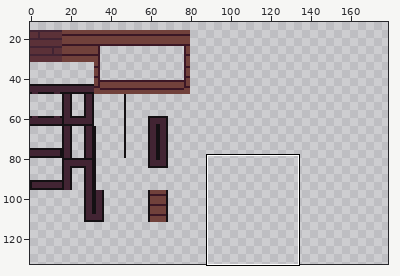
Pixel-art file: assets/tileset.ase. Above: a wide view before the commit, with the close-up outlined.
Close-up. Before the edit:
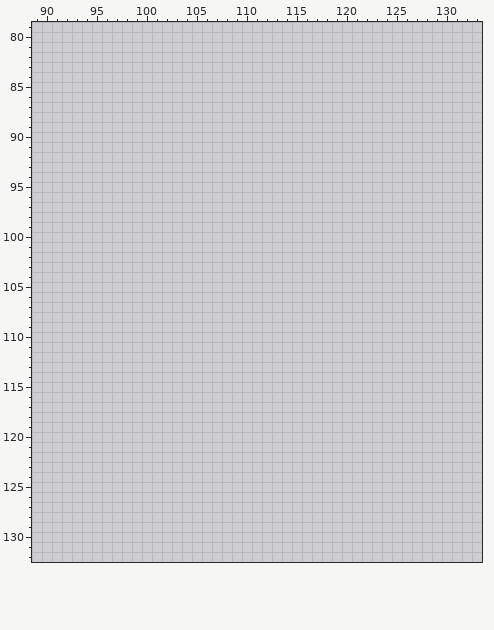
256x256 pixels, 1 frame. Shown: x 89..133, y 79..132. The wide view leaves out empty margins. The commit also changed other parts of the picture, which this record leaves out.
Palette (. is transparent): 
Pixels before (only the part around the change), first column x 89:
 79 .............................................
 80 .............................................
 81 .............................................
 82 .............................................
 83 .............................................
 84 .............................................
 85 .............................................
 86 .............................................
 87 .............................................
 88 .............................................
 89 .............................................
 90 .............................................
 91 .............................................
 92 .............................................
 93 .............................................
 94 .............................................
 95 .............................................
 96 .............................................
 97 .............................................
 98 .............................................
 99 .............................................
100 .............................................
101 .............................................
102 .............................................
103 .............................................
104 .............................................
105 .............................................
106 .............................................
107 .............................................
108 .............................................
109 .............................................
110 .............................................
111 .............................................
112 .............................................
113 .............................................
114 .............................................
115 .............................................
116 .............................................
117 .............................................
118 .............................................
119 .............................................
120 .............................................
121 .............................................
122 .............................................
123 .............................................
124 .............................................
125 .............................................
126 .............................................
127 .............................................
128 .............................................
129 .............................................
130 .............................................
And afterwards:
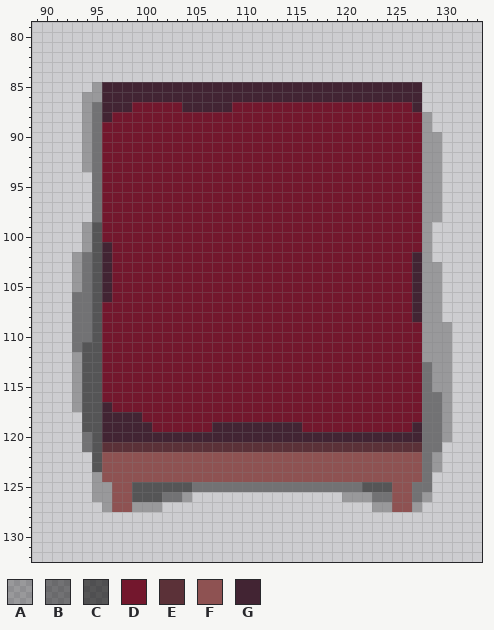
Colours new in this view: A #00000041  B #00000071  C #00000095  D #73172d  E #5b3138  F #8e5252  G #422433
Diff:
layer "Layer 3" added
layer "Layer 2" added
Layers "Layer 2", "Layer 1", "Layer 3":
y 85: x 95..127 ................................. -> AGGGGGGGGGGGGGGGGGGGGGGGGGGGGGGGG
y 86: x 94..127 .................................. -> AAGGGGGGGGGGGGGGGGGGGGGGGGGGGGGGGG
y 87: x 94..127 .................................. -> ABGGGDDDDDGGGGGDDDDDDDDDDDDDDDDDDG
y 88: x 94..128 ................................... -> ABGDDDDDDDDDDDDDDDDDDDDDDDDDDDDDDDA
y 89: x 94..128 ................................... -> ABDDDDDDDDDDDDDDDDDDDDDDDDDDDDDDDDA
y 90..93: x 94..129 .................................... -> ABDDDDDDDDDDDDDDDDDDDDDDDDDDDDDDDDAA
y 94..98: x 95..129 ................................... -> BDDDDDDDDDDDDDDDDDDDDDDDDDDDDDDDDAA
y 99..100: x 94..128 ................................... -> ACDDDDDDDDDDDDDDDDDDDDDDDDDDDDDDDDA
y 101: x 94..128 ................................... -> ACGDDDDDDDDDDDDDDDDDDDDDDDDDDDDDDDA
y 102: x 93..128 .................................... -> ABCGDDDDDDDDDDDDDDDDDDDDDDDDDDDDDDGA
y 103..105: x 93..129 ..................................... -> ABCGDDDDDDDDDDDDDDDDDDDDDDDDDDDDDDGAA
y 106: x 93..129 ..................................... -> BBCGDDDDDDDDDDDDDDDDDDDDDDDDDDDDDDGAA
y 107..108: x 93..129 ..................................... -> BBCDDDDDDDDDDDDDDDDDDDDDDDDDDDDDDDGAA
y 109..110: x 93..130 ...................................... -> BBCDDDDDDDDDDDDDDDDDDDDDDDDDDDDDDDDAAA
y 111: x 93..130 ...................................... -> BCCDDDDDDDDDDDDDDDDDDDDDDDDDDDDDDDDAAA
y 112: x 93..130 ...................................... -> ACCDDDDDDDDDDDDDDDDDDDDDDDDDDDDDDDDAAA
y 113..115: x 93..130 ...................................... -> ACCDDDDDDDDDDDDDDDDDDDDDDDDDDDDDDDDBAA
y 116: x 93..130 ...................................... -> ACCDDDDDDDDDDDDDDDDDDDDDDDDDDDDDDDDBBA
y 117: x 93..130 ...................................... -> ACCGDDDDDDDDDDDDDDDDDDDDDDDDDDDDDDDBBA
y 118: x 94..130 ..................................... -> CCGGGGDDDDDDDDDDDDDDDDDDDDDDDDDDDDBBA
y 119: x 94..130 ..................................... -> CCGGGGGDDDDDDGGGGGGGGGDDDDDDDDDDDGBBA
y 120: x 94..130 ..................................... -> BCGGGGGGGGGGGGGGGGGGGGGGGGGGGGGGGGBBA
y 121: x 94..129 .................................... -> BCEEEEEEEEEEEEEEEEEEEEEEEEEEEEEEEEBB
y 122..123: x 95..129 ................................... -> CFFFFFFFFFFFFFFFFFFFFFFFFFFFFFFFFBA
y 124: x 95..128 .................................. -> AFFFFFFFFFFFFFFFFFFFFFFFFFFFFFFFFB
y 125: x 95..128 .................................. -> AAFFCCCCCCBBBBBBBBBBBBBBBBBCCCFFBB
y 126: x 95..104 .......... -> AAFFCCCBBA; x 120..128 ......... -> AAABBFFBA
y 127: x 96..101 ...... -> AFFAAA; x 123..127 ..... -> AAFFA
Where, in picture pixels (left, top, right, bottom), the same in both close-ups:
added: (72, 82, 452, 512)
